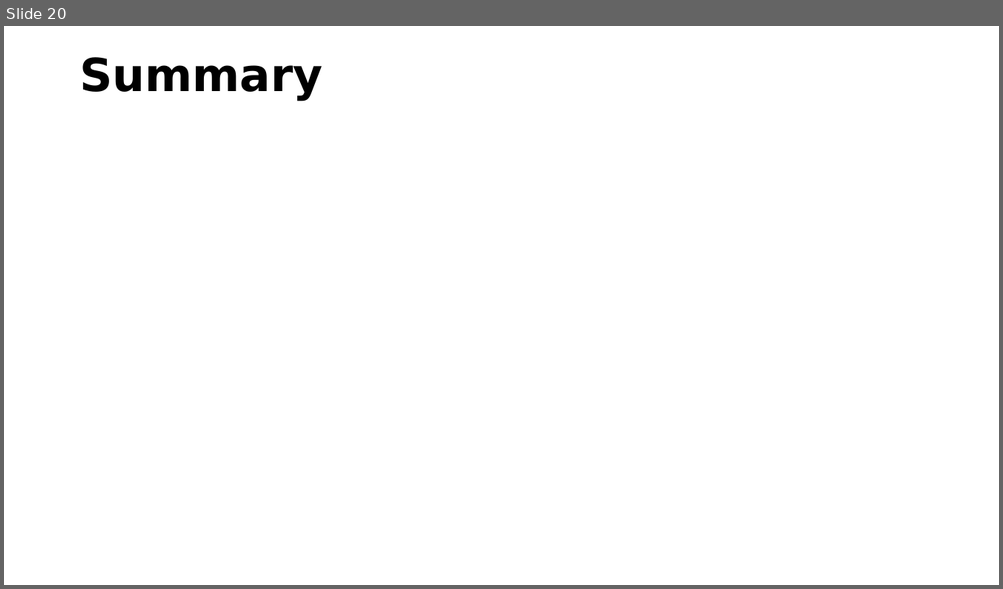
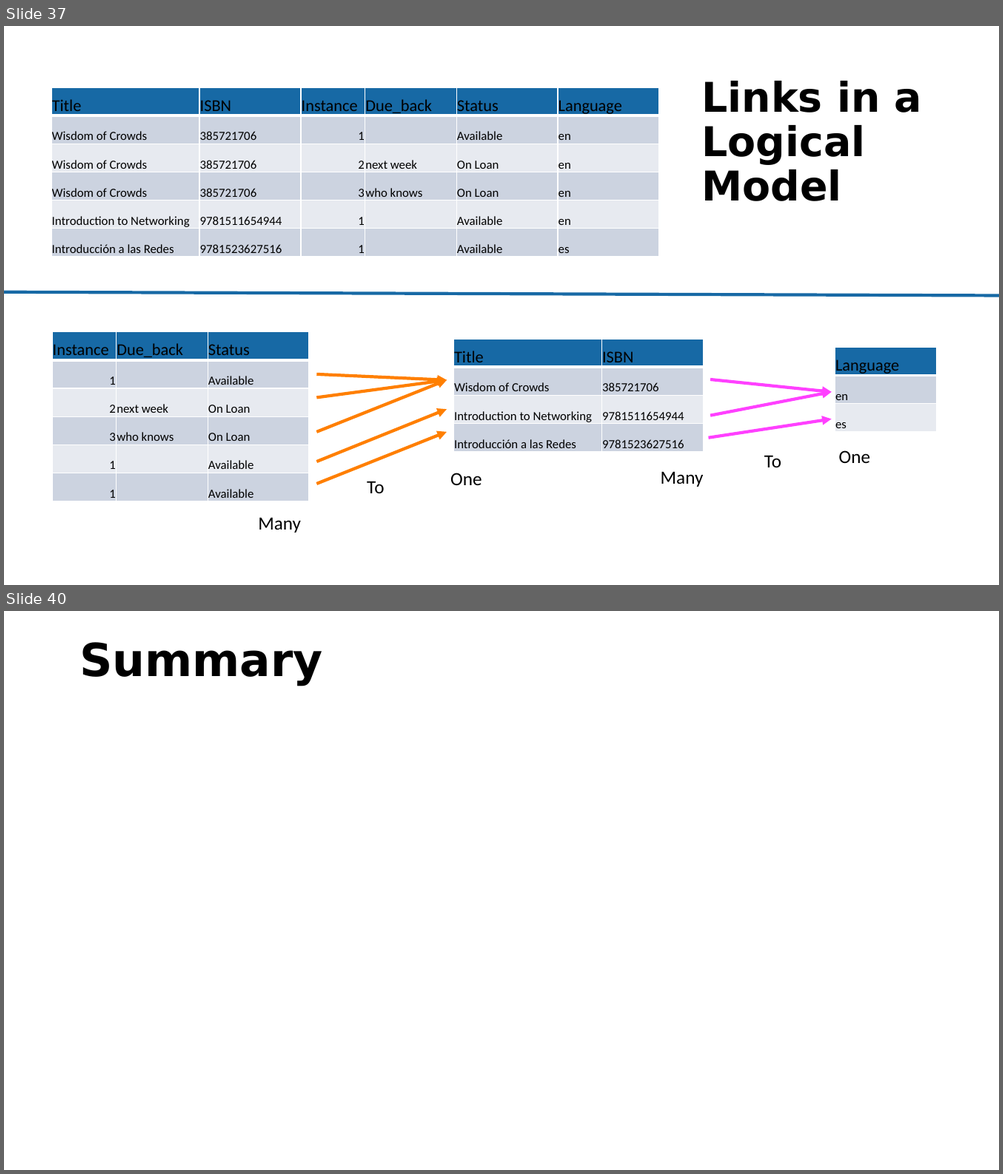
Before and after one commit to csev/pg4e, a slide deck: lectures/07-DenoKV.pptx. Shown one above the other, each under a label of ours: slide 20 before the commit, slides 37 and 40 after it; the slides between them are not shown. The pictures are 1003x589 and 1003x1174 pixels, drawn with LibreOffice and Linux fonts; fonts in the diff are those of the drawing. Boxes give left, top, right and bottom in pixels: in the first picture for what was removed or moved away, otherwise in the second. Text is boxed around its words. In the diff, an @@ line names an element or a change of style, - is before the commit and + after.

```diff
--- a/lectures/07-DenoKV.pptx
+++ b/lectures/07-DenoKV.pptx
@@ slide 37 added at (x1=4, y1=26, x2=999, y2=585), background #FFFFFF @@
@@ table added at (x1=52, y1=88, x2=660, y2=258), 6 rows, 6 columns @@
+Title | ISBN | Instance | Due_back | Status | Language
+Wisdom of Crowds | 385721706 | 1 |  | Available | en
+Wisdom of Crowds | 385721706 | 2 | next week | On Loan | en
+Wisdom of Crowds | 385721706 | 3 | who knows | On Loan | en
+Introduction to Networking | 9781511654944 | 1 |  | Available | en
+Introducción a las Redes | 9781523627516 | 1 |  | Available | es
@@ title added at (x1=701, y1=81, x2=922, y2=201), 39.6 pt, text #000000, bold @@
+Links in a Logical Model
@@ line added from (4, 292) to (999, 296), #1769A5 3 pt @@
@@ table added at (x1=53, y1=332, x2=310, y2=502), 6 rows, 3 columns @@
+Instance | Due_back | Status
+1 |  | Available
+2 | next week | On Loan
+3 | who knows | On Loan
+1 |  | Available
+1 |  | Available
@@ table added at (x1=454, y1=339, x2=703, y2=452), 4 rows, 2 columns @@
+Title | ISBN
+Wisdom of Crowds | 385721706
+Introduction to Networking | 9781511654944
+Introducción a las Redes | 9781523627516
@@ table added at (x1=835, y1=348, x2=936, y2=432), 3 rows, 1 columns @@
+Language
+en
+es
@@ arrow added from (316, 375) to (447, 380), #FF7F00 3 pt @@
@@ arrow added from (316, 397) to (447, 380), #FF7F00 3 pt @@
@@ arrow added from (316, 432) to (447, 380), #FF7F00 3 pt @@
@@ arrow added from (711, 380) to (831, 392), #FF40FF 3 pt @@
@@ arrow added from (711, 416) to (831, 392), #FF40FF 3 pt @@
@@ arrow added from (316, 462) to (447, 409), #FF7F00 3 pt @@
@@ arrow added from (708, 438) to (831, 419), #FF40FF 3 pt @@
@@ arrow added from (316, 484) to (447, 432), #FF7F00 3 pt @@
@@ text added at (x1=764, y1=455, x2=781, y2=468), 18 pt, text #000000 @@
+To
@@ text added at (x1=839, y1=451, x2=870, y2=463), 18 pt, text #000000 @@
+One
@@ text added at (x1=367, y1=481, x2=384, y2=494), 18 pt, text #000000 @@
+To
@@ text added at (x1=450, y1=473, x2=481, y2=486), 18 pt, text #000000 @@
+One
@@ text added at (x1=660, y1=471, x2=703, y2=487), 18 pt, text #000000 @@
+Many
@@ text added at (x1=258, y1=517, x2=301, y2=533), 18 pt, text #000000 @@
+Many
@@ what was slide 20 is now slide 40 @@
```
Also in this commit, not shown: 3 slides changed, 19 other slides added, 2 other files.
